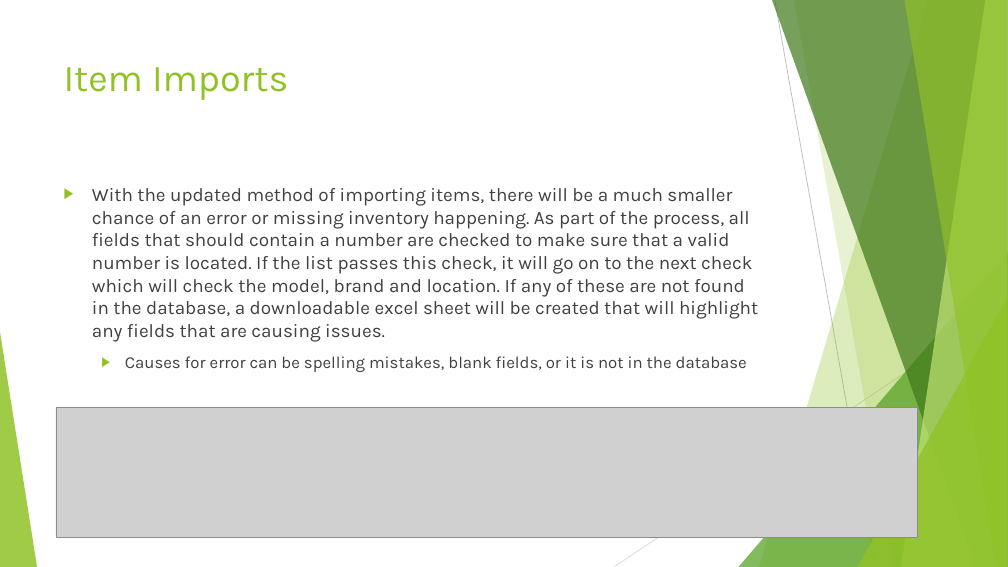
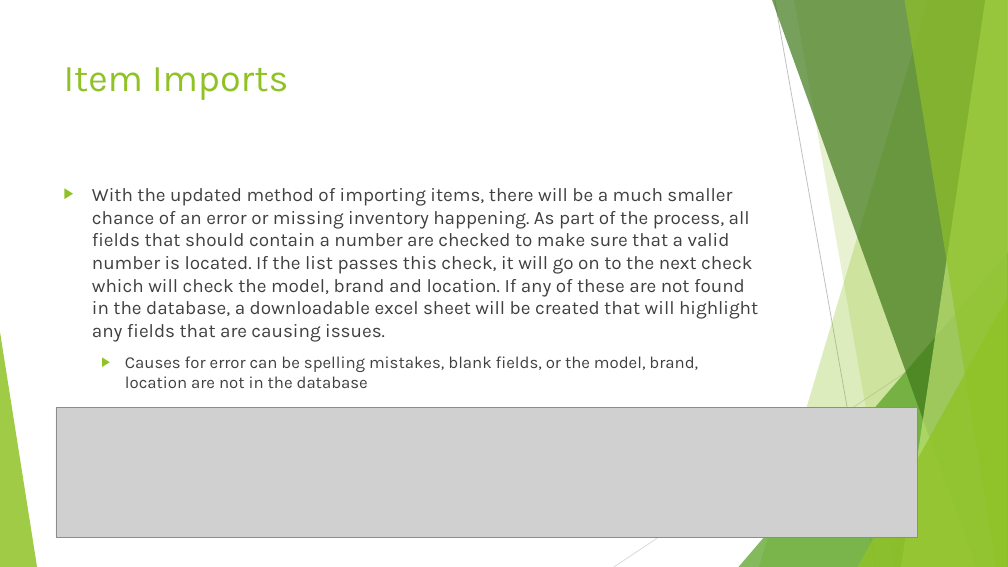
Before and after one commit to SweetSpotProShop/SweetSpot-Documentation, a slide deck: slide 4 of Release Powerpoints/V3.0.0.pptx. Drawn at 1008x567 pixels with LibreOffice and Linux fonts; fonts in the diff are those of the drawing; grey boxes stand for pictures. Boxes give left, top, right and bottom in pixels: in the first picture for what was removed or moved away, otherwise in the second. Text is boxed around its words. In the diff, an @@ line names an element or a change of style, - is before the commit and + after.

Commit message:
Updated Powerpoint V3.0.0
Updated to clarify the "not in the database" sentance

```diff
--- a/Release Powerpoints/V3.0.0.pptx
+++ b/Release Powerpoints/V3.0.0.pptx
@@ text at (x1=125, y1=356, x2=698, y2=388): text changed @@
-  ▶ Causes for error can be spelling mistakes, blank fields, or it is not in the database
+  ▶ Causes for error can be spelling mistakes, blank fields, or the model, brand, location are not in the database
```
